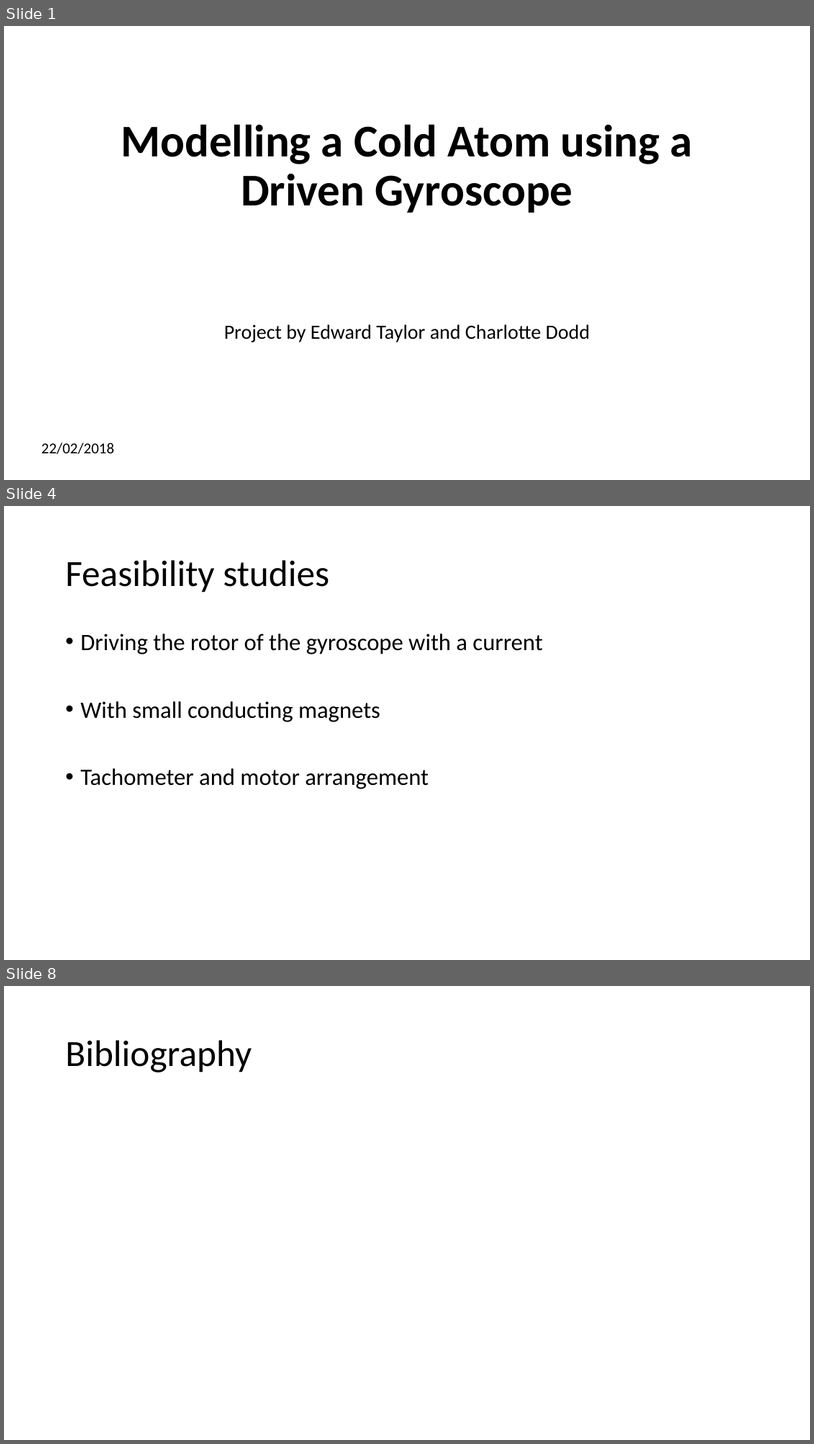
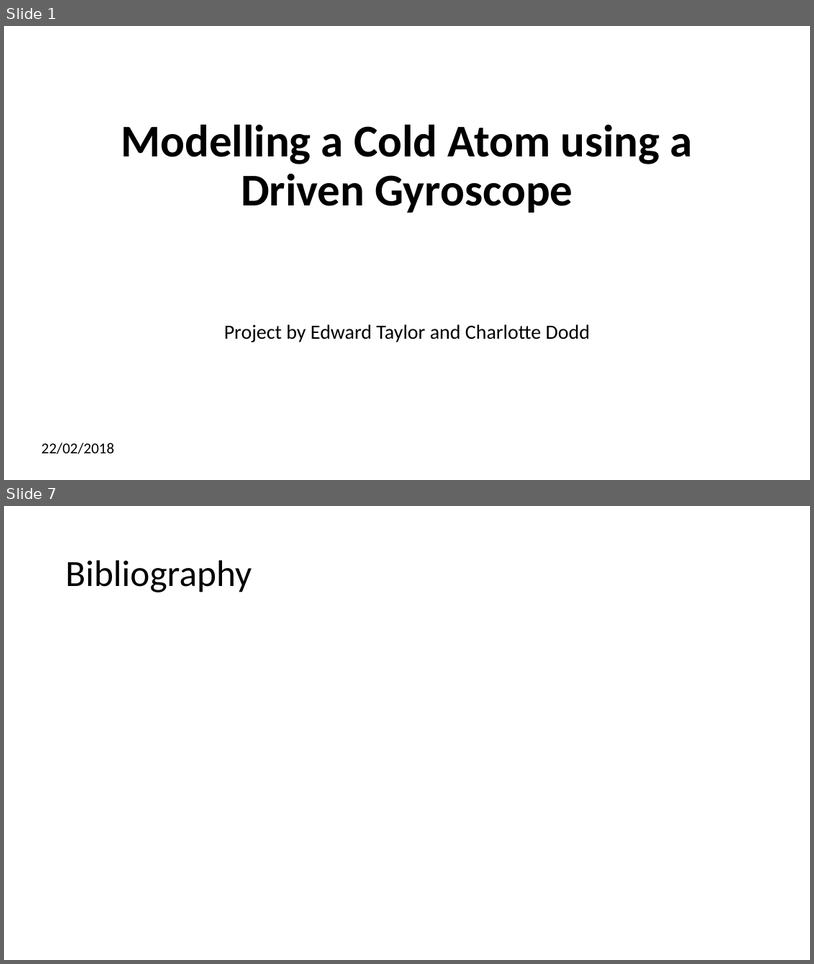
Before and after one commit to CharlotteElle/GyroProject, a slide deck: Project Presentation.pptx. Shown one above the other, each under a label of ours: slides 1, 4 and 8 before the commit, slides 1 and 7 after it; the slides between them are not shown. The pictures are 814x1444 and 814x964 pixels, drawn with LibreOffice and Linux fonts; fonts in the diff are those of the drawing. Boxes give left, top, right and bottom in pixels: in the first picture for what was removed or moved away, otherwise in the second. Text is boxed around its words. In the diff, an @@ line names an element or a change of style, - is before the commit and + after.

```diff
--- a/Project Presentation.pptx
+++ b/Project Presentation.pptx
@@ slide 4 removed at (4,506,810,960), background #FFFFFF @@
@@ title removed at (65,560,329,592) @@
-Feasibility studies
@@ text removed at (80,633,543,789) @@
-• Driving the rotor of the gyroscope with a current
-• With small conducting magnets
-• Tachometer and motor arrangement
@@ what was slide 8 is now slide 7 @@
```
Also in this commit, not shown: 4 slides changed, 1 slide added, 1 other slide removed.
